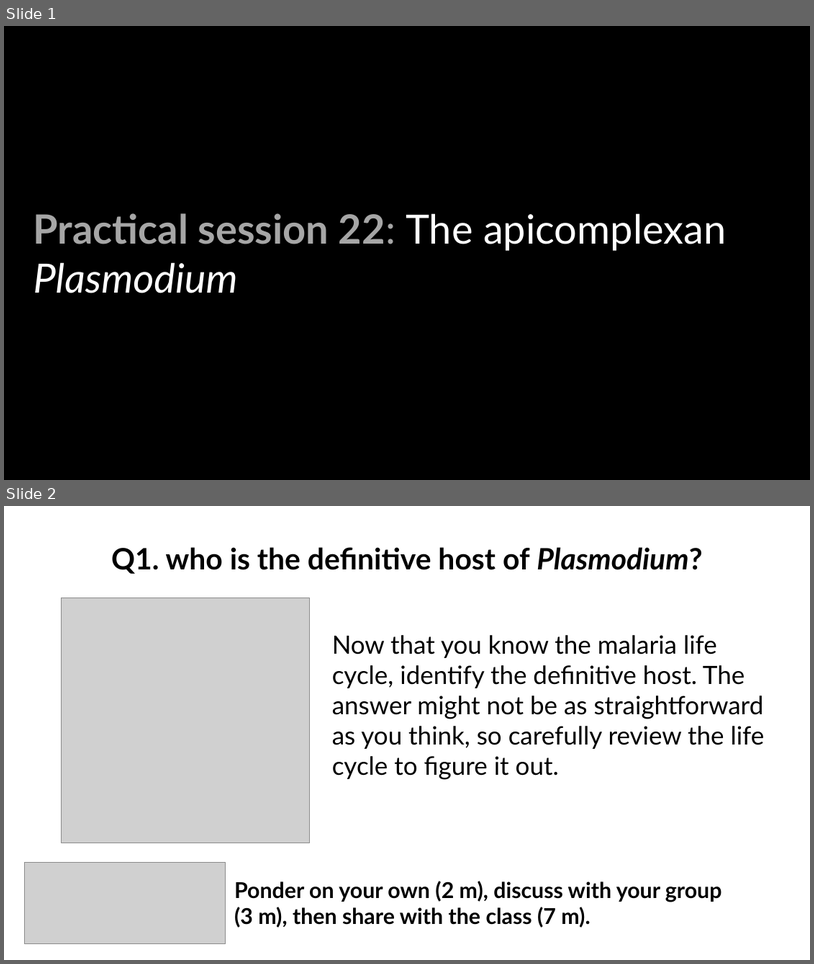
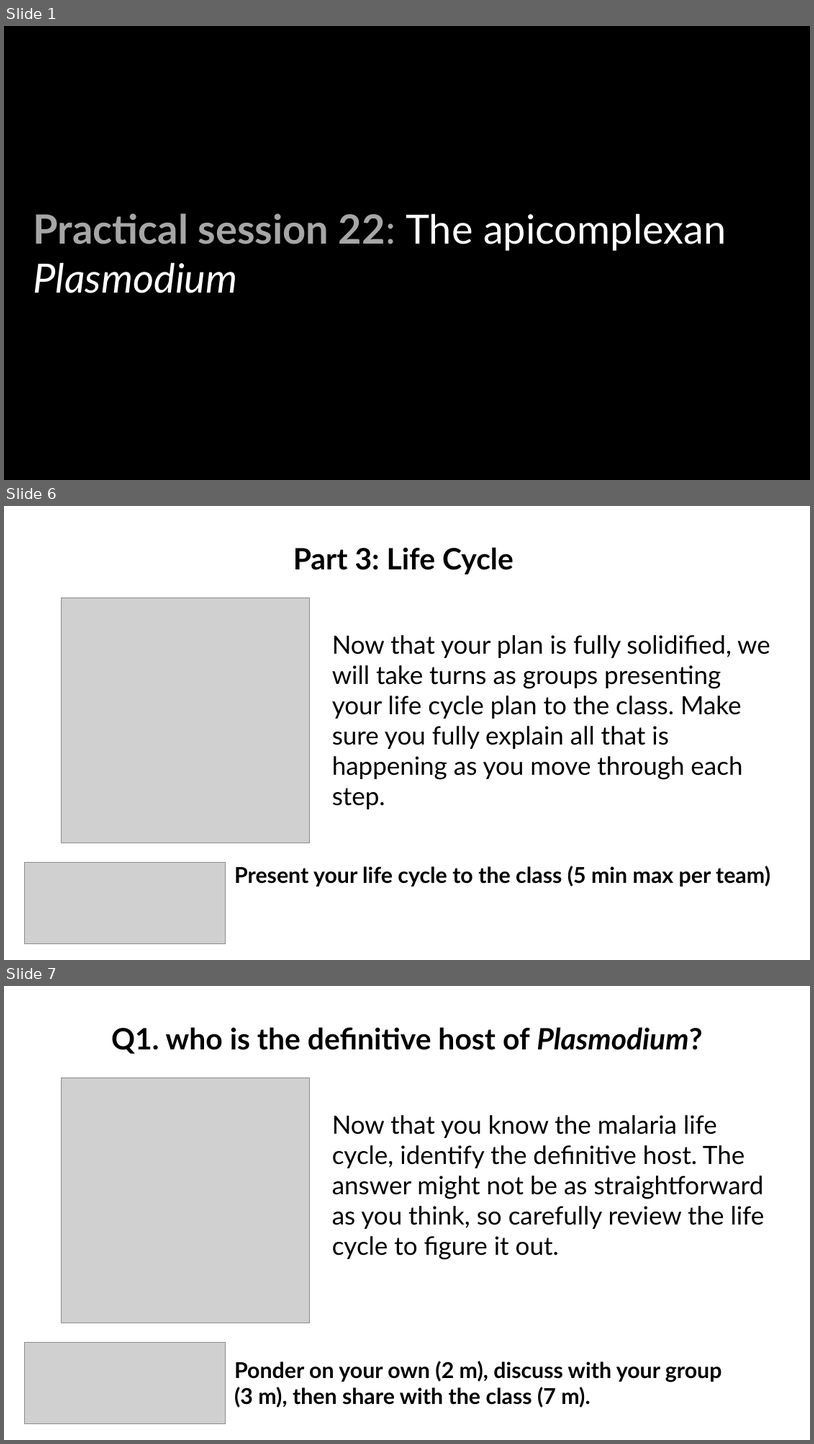
Before and after one commit to wood-lab/fish_406, a slide deck: lectures/in-class_activities/class_22.pptx. Shown one above the other, each under a label of ours: slides 1 and 2 before the commit, slides 1, 6 and 7 after it; the slides between them are not shown. The pictures are 814x964 and 814x1444 pixels, drawn with LibreOffice and Linux fonts; fonts in the diff are those of the drawing; grey boxes stand for pictures. Boxes give left, top, right and bottom in pixels: in the first picture for what was removed or moved away, otherwise in the second. Text is boxed around its words. In the diff, an @@ line names an element or a change of style, - is before the commit and + after.

Commit message:
connor updated class 22 pptx file

```diff
--- a/lectures/in-class_activities/class_22.pptx
+++ b/lectures/in-class_activities/class_22.pptx
@@ slide 6 added at (x1=4, y1=506, x2=810, y2=960), background #FFFFFF @@
@@ text added at (x1=293, y1=547, x2=514, y2=574), 35 pt, text #000000, bold @@
+Part 3: Life Cycle
@@ picture added at (x1=62, y1=598, x2=309, y2=843) @@
@@ text added at (x1=332, y1=635, x2=771, y2=809), 30 pt, text #000000 @@
+Now that your plan is fully solidified, we will take turns as groups presenting your life cycle plan to the class. Make sure you fully explain all that is happening as you move through each step.
@@ picture added at (x1=25, y1=862, x2=226, y2=943) @@
@@ text added at (x1=234, y1=865, x2=771, y2=886), 26 pt, text #000000, bold @@
+Present your life cycle to the class (5 min max per team)
@@ what was slide 2 is now slide 7 @@
```
Also in this commit, not shown: 4 other slides added.
